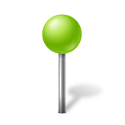
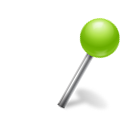
The second w=125, h=125 image is a revision of the first. Changes to its layers:
painted on "choose.png" over [41, 14, 120, 114]
